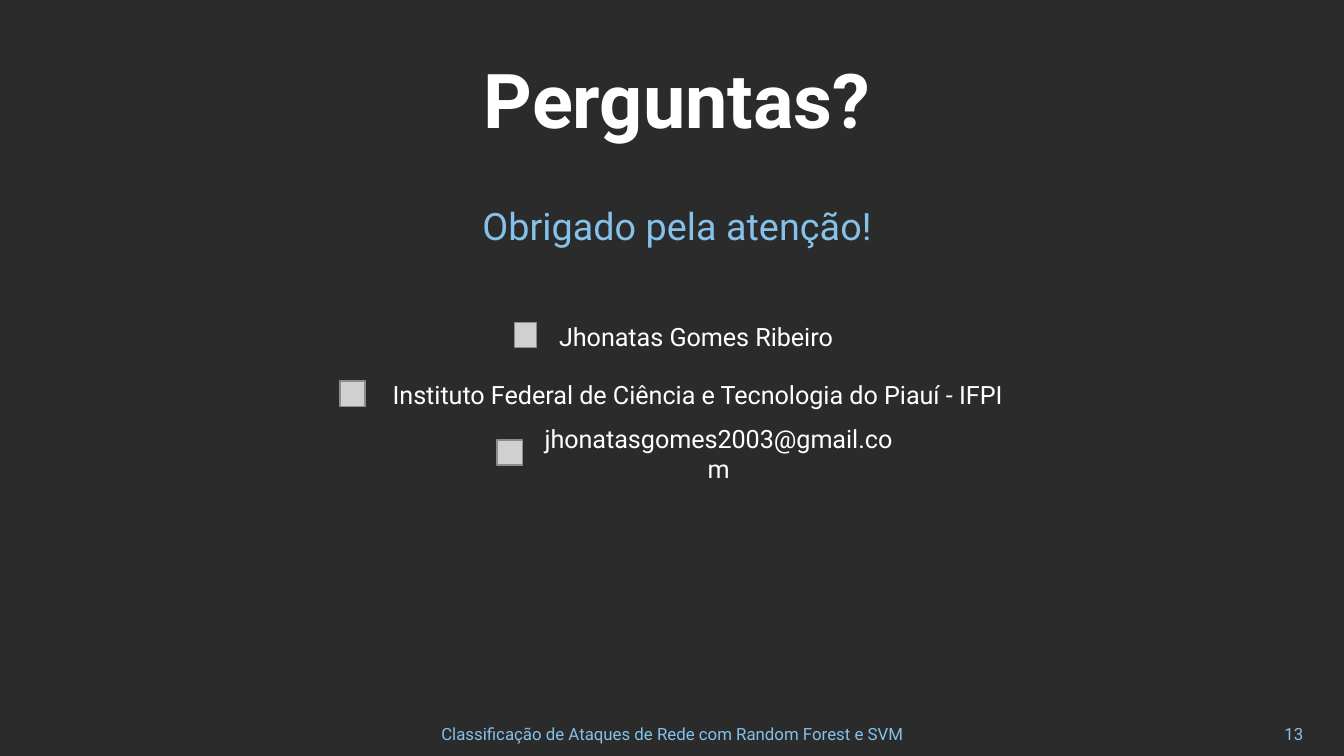
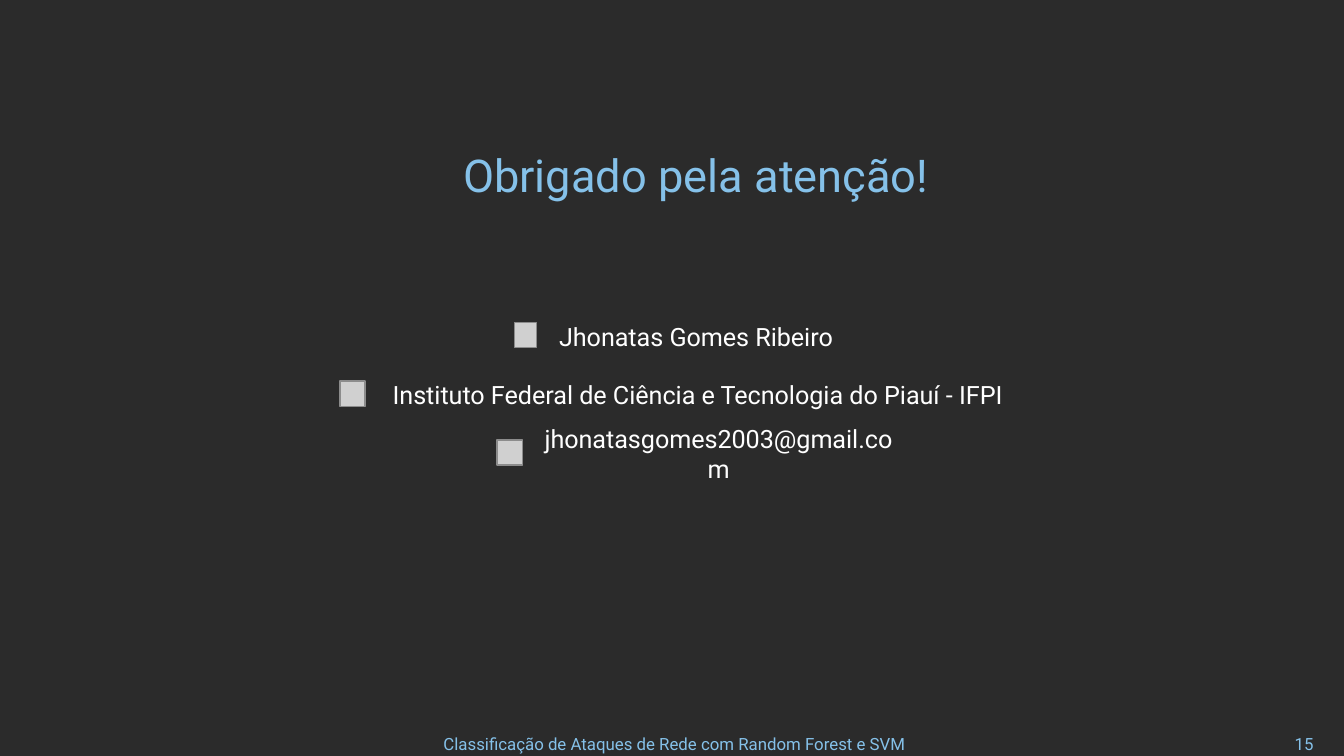
Before and after one commit to jhonatasjgr/Classificacao_de_Ataques_de_Rede_com_Random_Forest_e_SVM, a slide deck: slide 15 of Apresentação/Classificação de Ataques de Rede com Random Forest e SVM Utilizando o Dataset CIC-IDS2017.pptx (slide 13 before the commit). Drawn at 1344x756 pixels with LibreOffice and Linux fonts; fonts in the diff are those of the drawing; grey boxes stand for pictures; background and template pictures are left out; a plain dark background stands for a picture behind light text. Boxes give left, top, right and bottom in pixels: in the first picture for what was removed or moved away, otherwise in the second. Text is boxed around its words. In the diff, an @@ line names an element or a change of style, - is before the commit and + after.

```diff
--- a/Apresentação/Classificação de Ataques de Rede com Random Forest e SVM Utilizando o Dataset CIC-IDS2017.pptx
+++ b/Apresentação/Classificação de Ataques de Rede com Random Forest e SVM Utilizando o Dataset CIC-IDS2017.pptx
@@ text removed at box(484, 73, 871, 144) @@
-Perguntas?
@@ text "Obrigado pela atenção!": place and size @@
-text "Obrigado pela atenção!" at box(482, 211, 871, 248)
+text "Obrigado pela atenção!" at box(463, 158, 928, 202)
@@ text "Obrigado pela atenção!" at box(463, 158, 928, 202): size 20.2 to 24.2 pt @@
@@ text "Classificação de Ataques de Rede ...": place and size @@
-text "Classificação de Ataques de Rede ..." at box(441, 727, 903, 744)
+text "Classificação de Ataques de Rede ..." at box(443, 737, 905, 754)
@@ text removed at box(1284, 728, 1303, 740) @@
-13
@@ text added at box(1295, 738, 1314, 750), 9 pt, text #85C1E9 @@
+15
```
Also in this commit, not shown: 9 other slides changed, 5 slides added, 3 slides removed, 2 other files.
